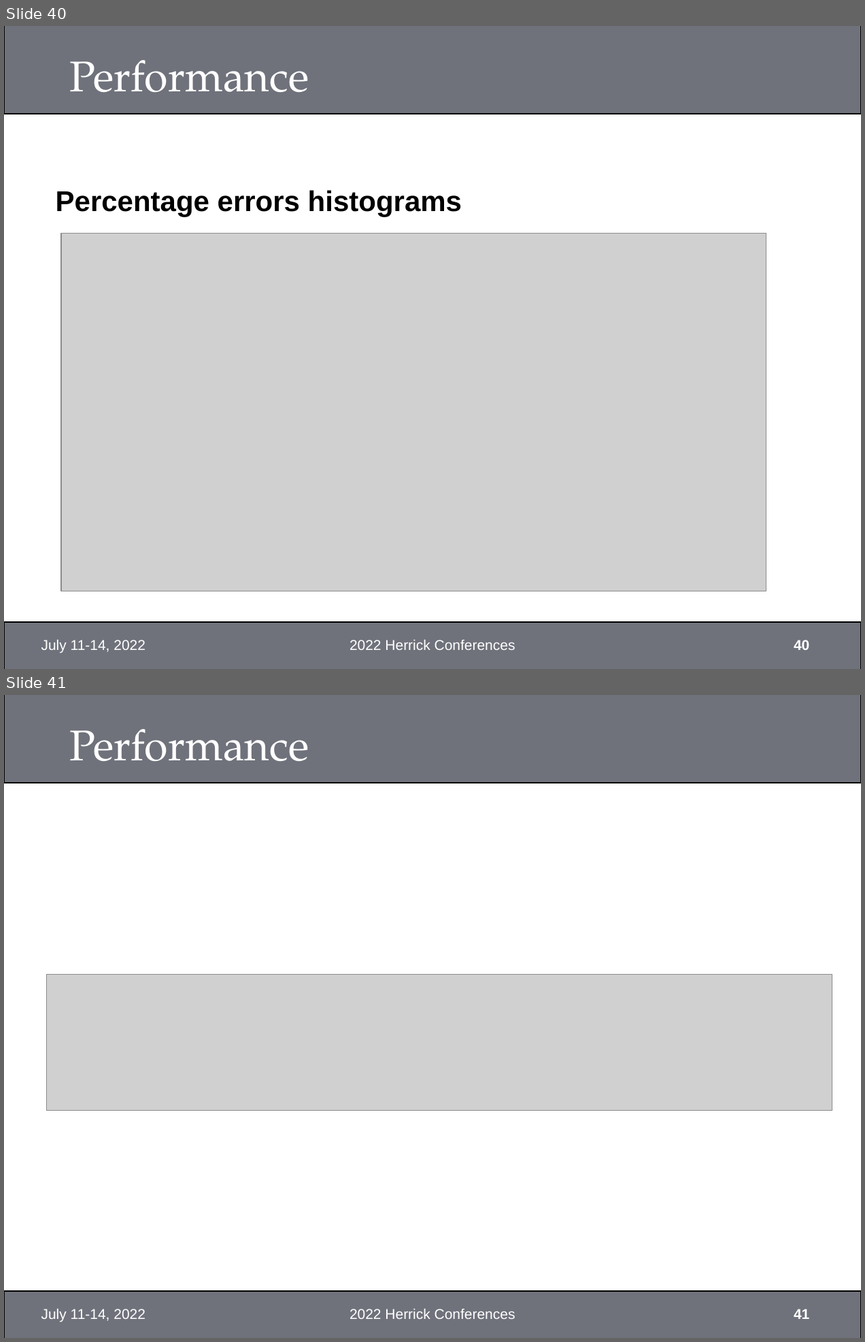
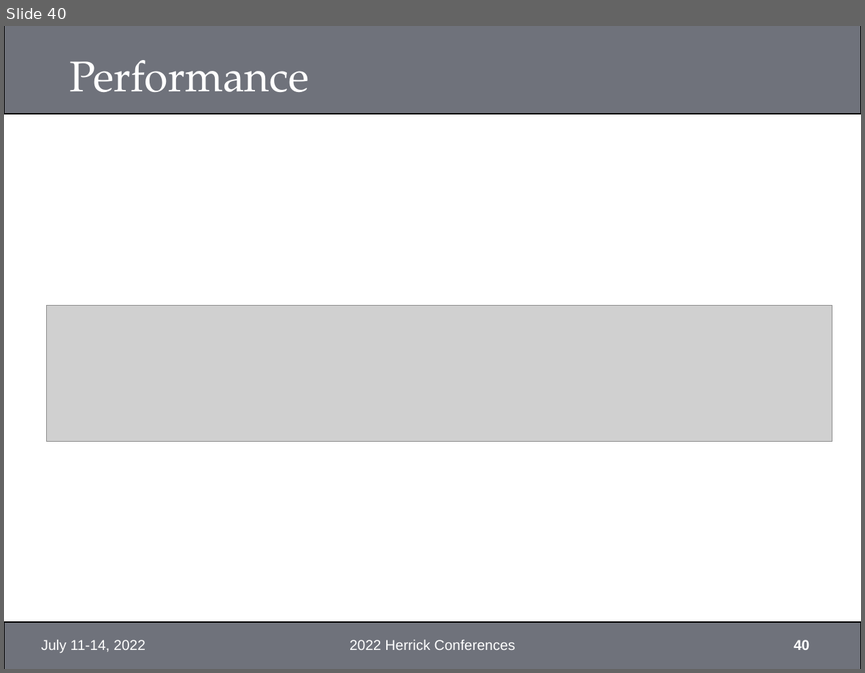
Before and after one commit to xixihaha1995/Hybrid_RC_GGMR, a slide deck: Final/TODO_Recordings.pptx. Shown one above the other, each under a label of ours: slides 40 and 41 before the commit, slide 40 after it. The pictures are 865x1342 and 865x673 pixels, drawn with LibreOffice and Linux fonts; fonts in the diff are those of the drawing; grey boxes stand for pictures; background and template pictures are left out. Boxes give left, top, right and bottom in pixels: in the first picture for what was removed or moved away, otherwise in the second. Text is boxed around its words. In the diff, an @@ line names an element or a change of style, - is before the commit and + after.

```diff
--- a/Final/TODO_Recordings.pptx
+++ b/Final/TODO_Recordings.pptx
@@ slide 40 removed at [4, 26, 861, 669], background #FFFFFF; not listed: 2 template elements that a slide beside it also shows @@
@@ title removed at [70, 60, 309, 92] @@
-Performance
@@ text removed at [56, 190, 462, 217] @@
-Percentage errors histograms
@@ picture removed at [61, 233, 766, 590] @@
@@ text removed at [41, 639, 145, 653] @@
-July 11-14, 2022
@@ text removed at [349, 639, 515, 650] @@
-2022 Herrick Conferences
@@ page number removed at [793, 639, 809, 650] @@
-40
@@ what was slide 41 is now slide 40 @@
@@ page number at [793, 639, 809, 650]: text changed @@
-41
+40
```
Also in this commit, not shown: 3 slides changed, 18 other files.
